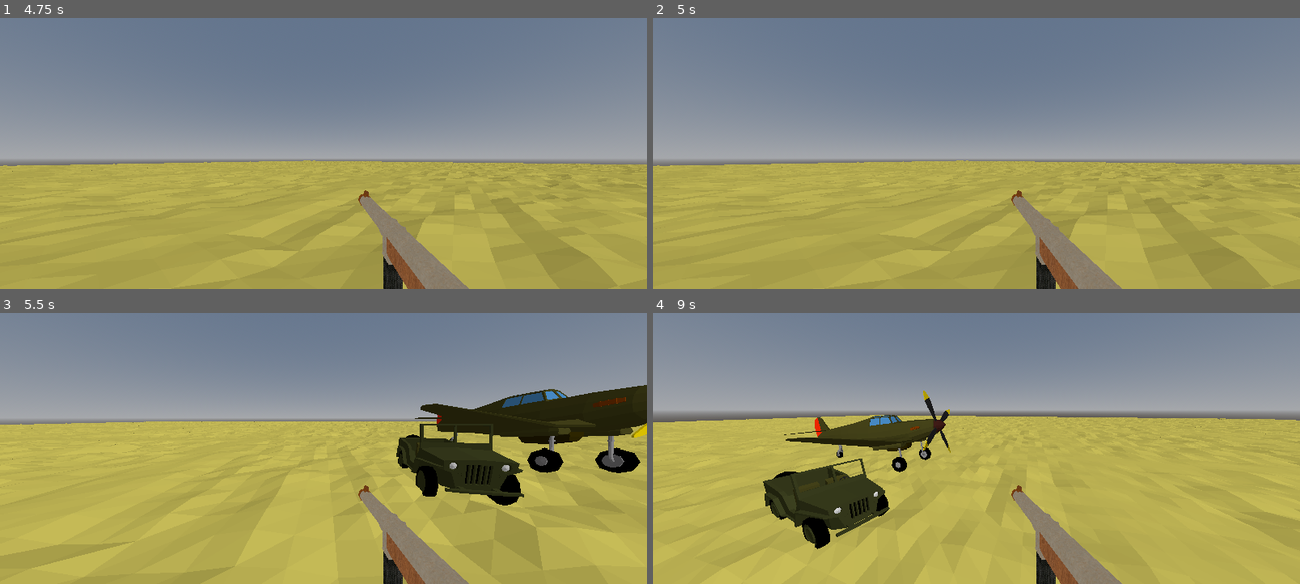
Above: before the commit, frames 1-4 (two rows, left to right).
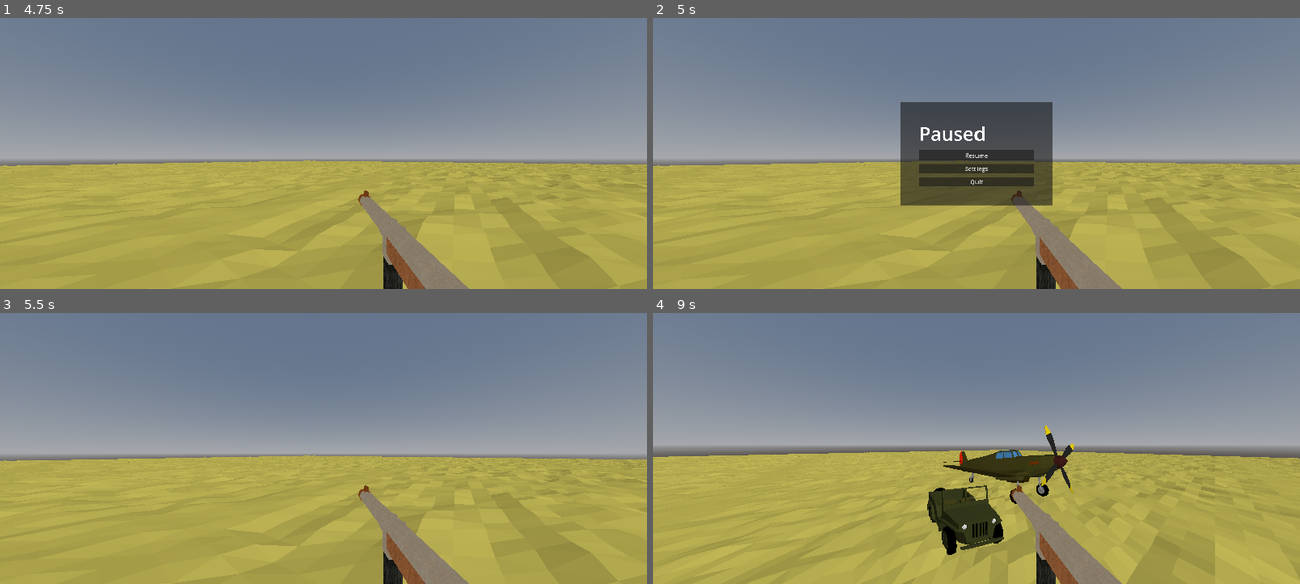
Above: after the commit, the same moments.

Repository: dinazaber/Desolate-Delivery
Game: Godot game, scene res://Scenes/MainMenu.tscn
The game is run twice, just before and just after one commit, with the same random seed, the same clock (stepped at 60 frames per second) and the same inputs.
Inputs (mouse positions are in pixels of both pictures, inside the frame that each line leads up to):
- Up to frame 1 (4.75 s): click "Start" at 0.5 s; tap Enter at 1.25, 3.5 s; move the mouse to (291, 207) at 1.27 s; tap A (A) at 1.35, 3.05, 3.6 s; click (291, 207) at 1.42 s; tap D (D) at 1.55, 2.1, 3.8 s; tap Space (Space) at 2 s; move the mouse to (368, 156) at 2.02 s; tap S (S) at 2.3, 2.85, 4.55 s; move the mouse to (271, 150) at 2.77 s; move the mouse to (329, 153) at 3.52 s; move the mouse to (297, 148) at 4.27 s; tap Alt (Alt) at 4.35 s
- Up to frame 2 (5 s): tap Escape (Escape) at 4.9 s
- Up to frame 3 (5.5 s): click (323, 451) at 5 s, where only the run after the commit has a clickable "Resume"
- Up to frame 4 (9 s): tap Space (Space) at 5.75, 8.85 s; move the mouse to (1008, 448) at 5.77 s; tap D (D) at 5.85, 6.8 s; tap A (A) at 6.05, 8.3 s; move the mouse to (944, 448) at 6.52 s; press the mouse at (944, 448) at 6.53 s; move the mouse to (989, 443) at 7.27 s; release the mouse at (989, 443) at 7.28 s; tap S (S) at 7.35 s; tap Enter at 8 s; move the mouse to (970, 453) at 8.02 s; hold Shift (Shift) 8.03-8.78 s; move the mouse to (1021, 451) at 8.77 s

Frame 1 is identical in both runs. In frame 2, 9.0% of the frame differs, in the area x 19-77%, y 31-70%; in frame 3, 30%; in frame 4, 32%, in the area x 0-100%, y 26-100%.

Commit message:
Pause menu added
Simple pause menu with quit, resume and settings buttons. Settings currently do nothing

Diff:
--- a/Scenes/MainMenu.tscn
+++ b/Scenes/MainMenu.tscn
@@ -1,8 +1,9 @@
 [gd_scene format=3 uid="uid://c4tcnkstn4rig"]
 
 [ext_resource type="Script" uid="uid://b3a2aylon8065" path="res://Scripts/MainMenu.gd" id="1_tt5f1"]
+[ext_resource type="PackedScene" uid="uid://b2hljcs3010c5" path="res://Scenes/Settings.tscn" id="2_853f1"]
 
-[node name="Control" type="Control" unique_id=1079908484]
+[node name="MainMenu" type="Control" unique_id=1079908484]
 layout_mode = 3
 anchors_preset = 15
 anchor_right = 1.0
@@ -11,7 +12,7 @@
 grow_vertical = 2
 script = ExtResource("1_tt5f1")
 
-[node name="PanelContainer" type="PanelContainer" parent="." unique_id=1534916644]
+[node name="MainMenu" type="PanelContainer" parent="." unique_id=1534916644]
 layout_mode = 1
 anchors_preset = 8
 anchor_left = 0.5
@@ -25,38 +26,43 @@
 grow_horizontal = 2
 grow_vertical = 2
 
-[node name="MarginContainer" type="MarginContainer" parent="PanelContainer" unique_id=866476210]
+[node name="MarginContainer" type="MarginContainer" parent="MainMenu" unique_id=866476210]
 layout_mode = 2
 theme_override_constants/margin_left = 100
 theme_override_constants/margin_top = 100
 theme_override_constants/margin_right = 100
 theme_override_constants/margin_bottom = 100
 
-[node name="VBoxContainer" type="VBoxContainer" parent="PanelContainer/MarginContainer" unique_id=1262688299]
+[node name="VBoxContainer" type="VBoxContainer" parent="MainMenu/MarginContainer" unique_id=1262688299]
 layout_mode = 2
 theme_override_constants/separation = 40
 
-[node name="Label" type="Label" parent="PanelContainer/MarginContainer/VBoxContainer" unique_id=346452529]
+[node name="Label" type="Label" parent="MainMenu/MarginContainer/VBoxContainer" unique_id=346452529]
 layout_mode = 2
 theme_override_font_sizes/font_size = 90
 text = "Game_name"
 horizontal_alignment = 1
 
-[node name="Start" type="Button" parent="PanelContainer/MarginContainer/VBoxContainer" unique_id=1138824311]
+[node name="Start" type="Button" parent="MainMenu/MarginContainer/VBoxContainer" unique_id=1138824311]
 layout_mode = 2
 theme_override_font_sizes/font_size = 45
 text = "Start"
 
-[node name="Settings" type="Button" parent="PanelContainer/MarginContainer/VBoxContainer" unique_id=1782192449]
+[node name="Settings" type="Button" parent="MainMenu/MarginContainer/VBoxContainer" unique_id=1782192449]
 layout_mode = 2
 theme_override_font_sizes/font_size = 45
 text = "Settings"
 
-[node name="Quit" type="Button" parent="PanelContainer/MarginContainer/VBoxContainer" unique_id=1964139943]
+[node name="Quit" type="Button" parent="MainMenu/MarginContainer/VBoxContainer" unique_id=1964139943]
 layout_mode = 2
 theme_override_font_sizes/font_size = 45
 text = "Quit"
 
-[connection signal="pressed" from="PanelContainer/MarginContainer/VBoxContainer/Start" to="." method="_on_start_pressed"]
-[connection signal="pressed" from="PanelContainer/MarginContainer/VBoxContainer/Settings" to="." method="_on_settings_pressed"]
-[connection signal="pressed" from="PanelContainer/MarginContainer/VBoxContainer/Quit" to="." method="_on_quit_pressed"]
+[node name="Settings" parent="." unique_id=307003582 instance=ExtResource("2_853f1")]
+visible = false
+layout_mode = 1
+
+[connection signal="pressed" from="MainMenu/MarginContainer/VBoxContainer/Start" to="." method="_on_start_pressed"]
+[connection signal="pressed" from="MainMenu/MarginContainer/VBoxContainer/Settings" to="." method="_on_settings_pressed"]
+[connection signal="pressed" from="MainMenu/MarginContainer/VBoxContainer/Quit" to="." method="_on_quit_pressed"]
+[connection signal="closed" from="Settings" to="." method="_on_settings_closed"]
--- a/Scenes/Player.tscn
+++ b/Scenes/Player.tscn
@@ -2,6 +2,8 @@
 
 [ext_resource type="Script" uid="uid://dh81y2wk5ijn" path="res://Scripts/Player.gd" id="1_g8lft"]
 [ext_resource type="PackedScene" uid="uid://4ercdvy5pe3t" path="res://Scenes/Weapons.tscn" id="2_kyqiw"]
+[ext_resource type="Script" uid="uid://mnanpq21gwd4" path="res://Scripts/PauseMenu.gd" id="3_dewec"]
+[ext_resource type="PackedScene" uid="uid://b2hljcs3010c5" path="res://Scenes/Settings.tscn" id="3_gntrk"]
 
 [sub_resource type="StandardMaterial3D" id="StandardMaterial3D_kyqiw"]
 shading_mode = 0
@@ -43,5 +45,70 @@
 transform = Transform3D(-4.371213e-08, -5.1691977e-11, 1, 9.313226e-10, 1, 5.169202e-11, -1, 9.313226e-10, -4.371213e-08, 0, 0, 0)
 target_position = Vector3(75, 0, 0)
 
+[node name="PauseMenu" type="Control" parent="." unique_id=877245422]
+process_mode = 3
+visible = false
+layout_mode = 3
+anchors_preset = 15
+anchor_right = 1.0
+anchor_bottom = 1.0
+grow_horizontal = 2
+grow_vertical = 2
+script = ExtResource("3_dewec")
+
+[node name="PauseMenu" type="PanelContainer" parent="PauseMenu" unique_id=718297167]
+layout_mode = 1
+anchors_preset = 8
+anchor_left = 0.5
+anchor_top = 0.5
+anchor_right = 0.5
+anchor_bottom = 0.5
+offset_left = -403.5
+offset_top = -273.5
+offset_right = 403.5
+offset_bottom = 273.5
+grow_horizontal = 2
+grow_vertical = 2
+
+[node name="MarginContainer" type="MarginContainer" parent="PauseMenu/PauseMenu" unique_id=1108477058]
+layout_mode = 2
+theme_override_constants/margin_left = 100
+theme_override_constants/margin_top = 100
+theme_override_constants/margin_right = 100
+theme_override_constants/margin_bottom = 100
+
+[node name="VBoxContainer" type="VBoxContainer" parent="PauseMenu/PauseMenu/MarginContainer" unique_id=1709221619]
+layout_mode = 2
+theme_override_constants/separation = 20
+
+[node name="Label" type="Label" parent="PauseMenu/PauseMenu/MarginContainer/VBoxContainer" unique_id=1913096271]
+layout_mode = 2
+theme_override_font_sizes/font_size = 100
+text = "Paused"
+
+[node name="Resume" type="Button" parent="PauseMenu/PauseMenu/MarginContainer/VBoxContainer" unique_id=1324442104]
+layout_mode = 2
+theme_override_font_sizes/font_size = 30
+text = "Resume"
+
+[node name="Settings" type="Button" parent="PauseMenu/PauseMenu/MarginContainer/VBoxContainer" unique_id=386092316]
+layout_mode = 2
+theme_override_font_sizes/font_size = 30
+text = "Settings"
+
+[node name="Quit" type="Button" parent="PauseMenu/PauseMenu/MarginContainer/VBoxContainer" unique_id=880679601]
+layout_mode = 2
+theme_override_font_sizes/font_size = 30
+text = "Quit"
+
+[node name="Settings" parent="PauseMenu" unique_id=307003582 instance=ExtResource("3_gntrk")]
+process_mode = 3
+visible = false
+layout_mode = 1
+
 [connection signal="timeout" from="DashTimer" to="." method="DashTimerTimeOut"]
 [connection signal="timeout" from="SuperTimer" to="." method="SuperTimerTimeOut"]
+[connection signal="pressed" from="PauseMenu/PauseMenu/MarginContainer/VBoxContainer/Resume" to="PauseMenu" method="_on_resume_pressed"]
+[connection signal="pressed" from="PauseMenu/PauseMenu/MarginContainer/VBoxContainer/Settings" to="PauseMenu" method="_on_settings_pressed"]
+[connection signal="pressed" from="PauseMenu/PauseMenu/MarginContainer/VBoxContainer/Quit" to="PauseMenu" method="_on_quit_pressed"]
+[connection signal="closed" from="PauseMenu/Settings" to="PauseMenu" method="_on_settings_closed"]
--- a/Scenes/Settings.tscn
+++ b/Scenes/Settings.tscn
@@ -5,7 +5,7 @@
 [ext_resource type="Texture2D" uid="uid://37cci3ytb3ci" path="res://assets/Textures/Architecture/WoodWall.png" id="3_ppjuv"]
 [ext_resource type="Texture2D" uid="uid://dpadf52cehb6t" path="res://assets/Textures/Architecture/GreenMetal.png" id="4_ipgag"]
 
-[node name="Control" type="Control" unique_id=307003582]
+[node name="Settings" type="Control" unique_id=307003582]
 layout_mode = 3
 anchors_preset = 15
 anchor_right = 1.0
--- a/Scripts/MainMenu.gd
+++ b/Scripts/MainMenu.gd
@@ -1,15 +1,19 @@
 extends Control
 
 const scene = preload("res://Scenes/test.tscn")
-const settings = preload("res://Scenes/Settings.tscn")
 
 func _on_start_pressed() -> void:
 	get_tree().change_scene_to_packed(scene)
 
 
 func _on_settings_pressed() -> void:
-	get_tree().change_scene_to_packed(settings)
+	$MainMenu.hide()
+	$Settings.show()
 
 
 func _on_quit_pressed() -> void:
 	get_tree().quit()
+
+
+func _on_settings_closed() -> void:
+	$MainMenu.show()
--- /dev/null
+++ b/Scripts/PauseMenu.gd
@@ -0,0 +1,29 @@
+extends Control
+
+func _unhandled_input(event: InputEvent) -> void:
+
+	if event.is_action_pressed("Escape"):
+		if is_visible_in_tree():
+			_on_resume_pressed()
+		else:
+			get_tree().paused = true
+			Input.mouse_mode = Input.MOUSE_MODE_VISIBLE
+			show()
+
+func _on_resume_pressed() -> void:
+	hide()
+	get_tree().paused = false
+	Input.mouse_mode = Input.MOUSE_MODE_CAPTURED
+
+
+func _on_settings_pressed() -> void:
+	$PauseMenu.hide()
+	$Settings.show()
+
+
+func _on_quit_pressed() -> void:
+	get_tree().quit()
+
+
+func _on_settings_closed() -> void:
+	$PauseMenu.show()
--- a/Scripts/Player.gd
+++ b/Scripts/Player.gd
@@ -23,8 +23,6 @@
 
 #player stats
 var player_health = 100
-
-
 
 
 func InteriorEnter(metaData: Variant) -> void:
@@ -77,6 +75,7 @@
 
 
 func _physics_process(delta):
+
 
 
 	cameraDistance = clamp(cameraDistance,15, 45)
--- a/Scripts/Settings.gd
+++ b/Scripts/Settings.gd
@@ -1,5 +1,5 @@
 extends Control
-
+signal closed
 
 func _on_resolution_item_selected(index: int) -> void:
 	match index:
@@ -10,6 +10,7 @@
 		2:
 			DisplayServer.window_set_size(Vector2i(1280,720))
 
-func _process(delta: float) -> void:
-	if Input.is_action_just_pressed("Escape"):
-		get_tree().change_scene_to_file("res://Scenes/MainMenu.tscn")
+func _unhandled_input(event: InputEvent) -> void:
+	if event.is_action_pressed("Escape"):
+		hide()
+		closed.emit()
Not shown, added: Scripts/PauseMenu.gd.uid
